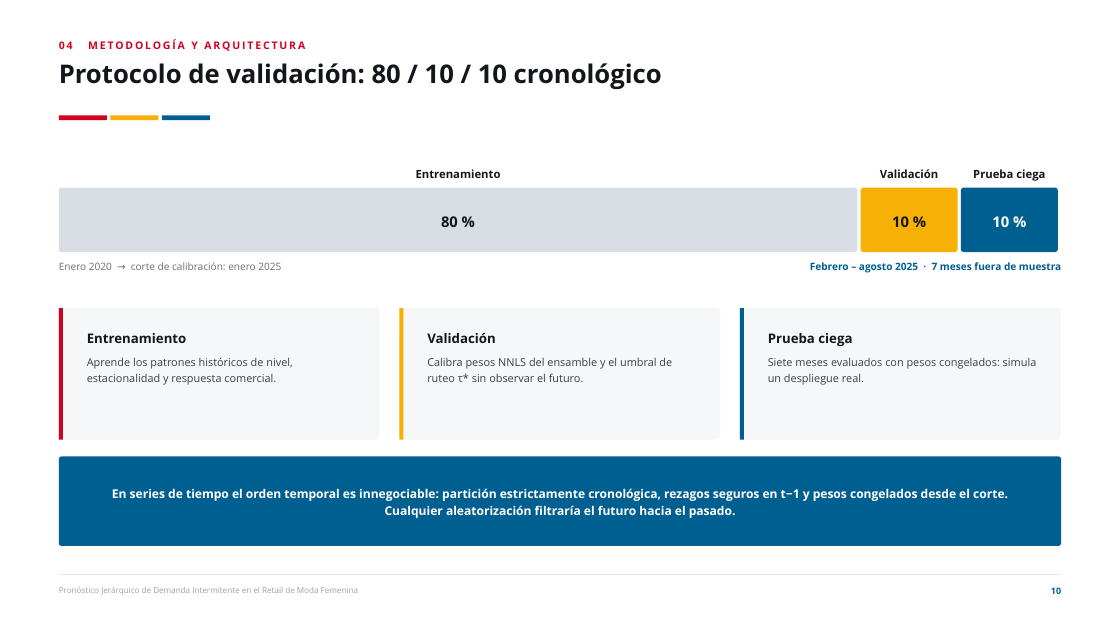
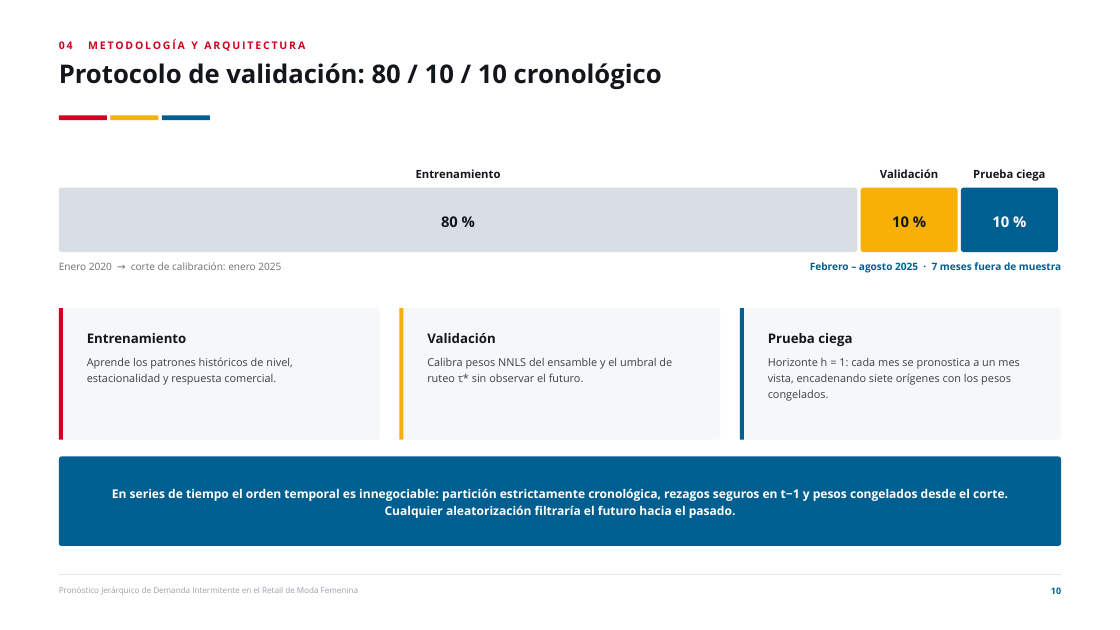
Before and after one commit to joako0o/PPT, a slide deck: slide 10 of Defensa_Tesis_Estructurada.pptx. Drawn at 1120x630 pixels with LibreOffice and Linux fonts; fonts in the diff are those of the drawing. Boxes give left, top, right and bottom in pixels: in the first picture for what was removed or moved away, otherwise in the second. Text is boxed around its words. In the diff, an @@ line names an element or a change of style, - is before the commit and + after.

Commit message:
Anexos de defensa: ficha técnica, intermitencia, hiperparámetros y significancia
- Corrige el dato de intermitencia: 34,8 % de meses SKU en cero (tesis 4.1.2),
  el 30,3 % del deck antiguo no aparece en el documento
- A7 ficha técnica: horizonte h=1 sobre 7 orígenes, rolling-origin walk-forward,
  cortes C1 y CUT, y qué se actualiza frente a qué se congela
- A8 intermitencia: zero-filling explícito, sin imputación de media ni interpolación
- A9 hiperparámetros calibrados por grilla en validación, con las 8 semillas
- A10 test de Diebold-Mariano frente a SARIMA, SARIMAX y LSTM, con su alcance declarado
- Lámina 10: horizonte h=1 explícito; lámina 17 remite a la significancia
- Notas del orador con índice de anexos para el turno de preguntas

```diff
--- a/Defensa_Tesis_Estructurada.pptx
+++ b/Defensa_Tesis_Estructurada.pptx
@@ text at (x1=768, y1=358, x2=1019, y2=401): text changed @@
-Siete meses evaluados con pesos congelados: simula un despliegue real.
+Horizonte h = 1: cada mes se pronostica a un mes vista, encadenando siete orígenes con los pesos congelados.
```
Also in this commit, not shown: 9 other slides changed, 4 slides added, 3 other files.
